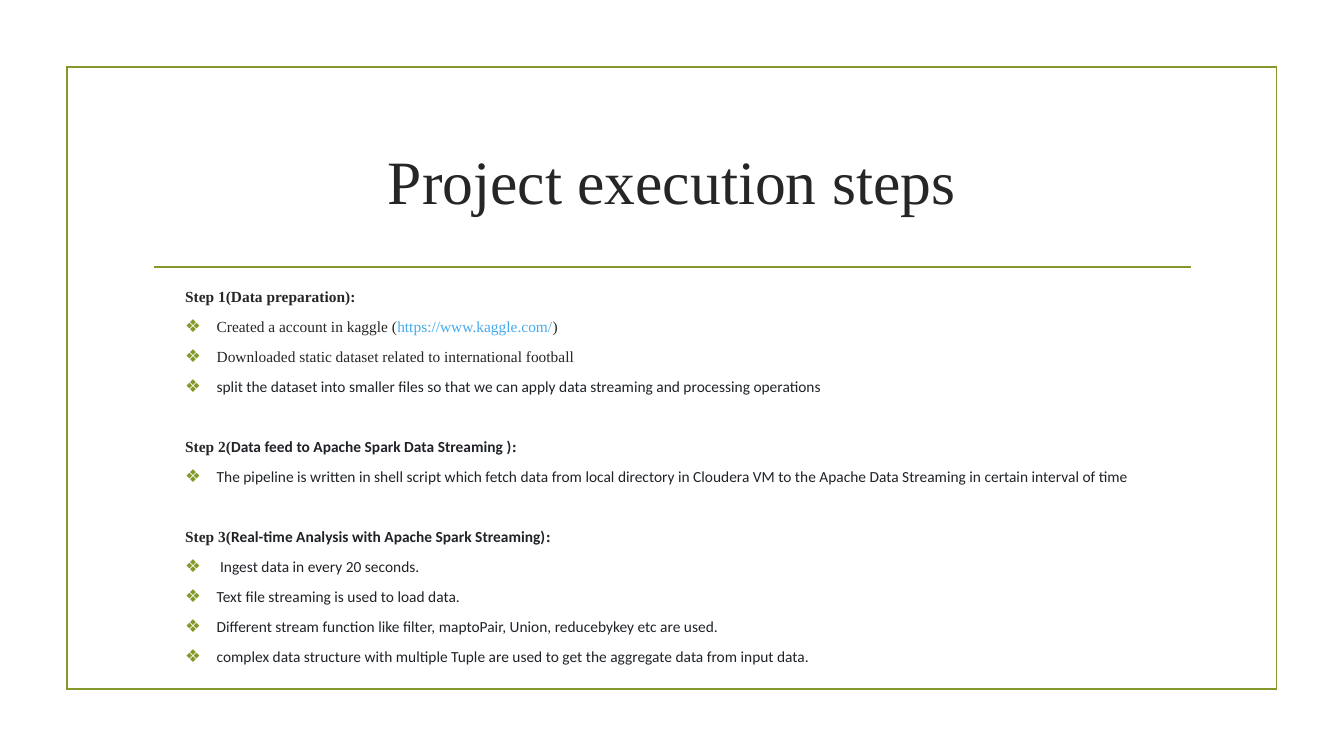
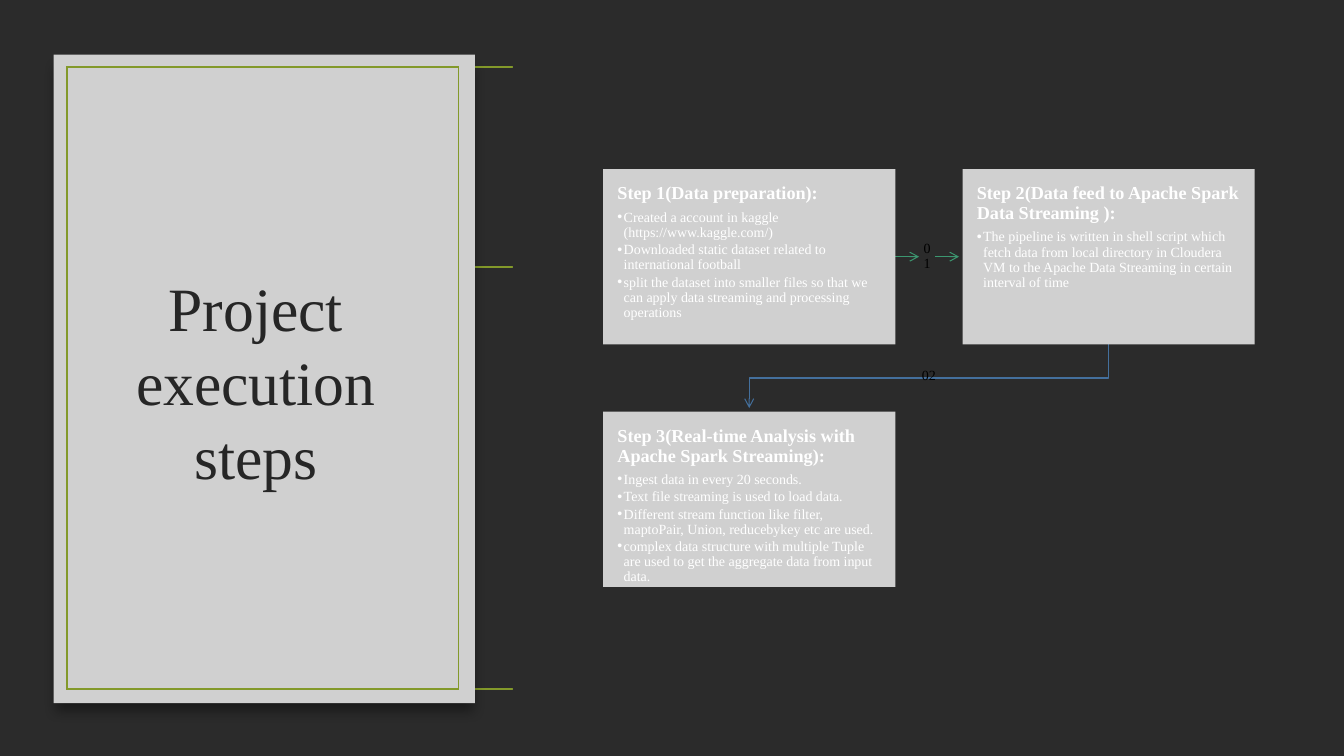
Before and after one commit to pbudhathoki/CS523-BDT-SoccorAnalyser, a slide deck: slide 9 of Power Point Presentation-Group4.pptx (slide 10 before the commit). Drawn at 1344x756 pixels with LibreOffice and Linux fonts; fonts in the diff are those of the drawing; grey boxes stand for pictures; background and template pictures are left out; a plain dark background stands for a picture behind light text. Boxes give left, top, right and bottom in pixels: in the first picture for what was removed or moved away, otherwise in the second. Text is boxed around its words. In the diff, an @@ line names an element or a change of style, - is before the commit and + after.

Commit message:
last_PPT

```diff
--- a/Power Point Presentation-Group4.pptx
+++ b/Power Point Presentation-Group4.pptx
@@ rectangle added at box(513, 0, 1344, 756), fill #FFFFFF @@
@@ picture added at box(53, 54, 475, 703) @@
@@ rectangle added at box(67, 68, 458, 690), outline #83992A 1.25 pt @@
@@ title "Project execution steps" rewrapped from box(388, 163, 955, 216) to box(136, 290, 375, 490) @@
@@ text removed at box(185, 291, 1128, 665) @@
-  Step 1(Data preparation):
-  ❖ Created a account in kaggle (https://www.kaggle.com/)
-  ❖ Downloaded static dataset related to international football
-  ❖ split the dataset into smaller files so that we can apply data streaming and processing operations
-  Step 2(Data feed to Apache Spark Data Streaming ):
-  ❖ The pipeline is written in shell script which fetch data from local directory in Cloudera VM to the Apache Data Streaming in certain interval of time
-  Step 3(Real-time Analysis with Apache Spark Streaming):
-  ❖ Ingest data in every 20 seconds.
-  ❖ Text file streaming is used to load data.
-  ❖ Different stream function like filter, maptoPair, Union, reducebykey etc are used.
-  ❖ complex data structure with multiple Tuple are used to get the aggregate data from input data.
@@ group added at box(603, 169, 1255, 587): 5 texts, 3 pictures, 2 freeform shapes @@
+01
+Step 1(Data preparation):
+  • Created a account in kaggle (https://www.kaggle.com/)
+  • Downloaded static dataset related to international football
+  • split the dataset into smaller files so that we can apply data streaming and processing operations
+02
+Step 2(Data feed to Apache Spark Data Streaming ):
+  • The pipeline is written in shell script which fetch data from local directory in Cloudera VM to the Apache Data Streaming in certain interval of time
+Step 3(Real-time Analysis with Apache Spark Streaming):
+  • Ingest data in every 20 seconds.
+  • Text file streaming is used to load data.
+  • Different stream function like filter, maptoPair, Union, reducebykey etc are used.
+  • complex data structure with multiple Tuple are used to get the aggregate data from input data.
```
Also in this commit, not shown: 7 other slides changed.
